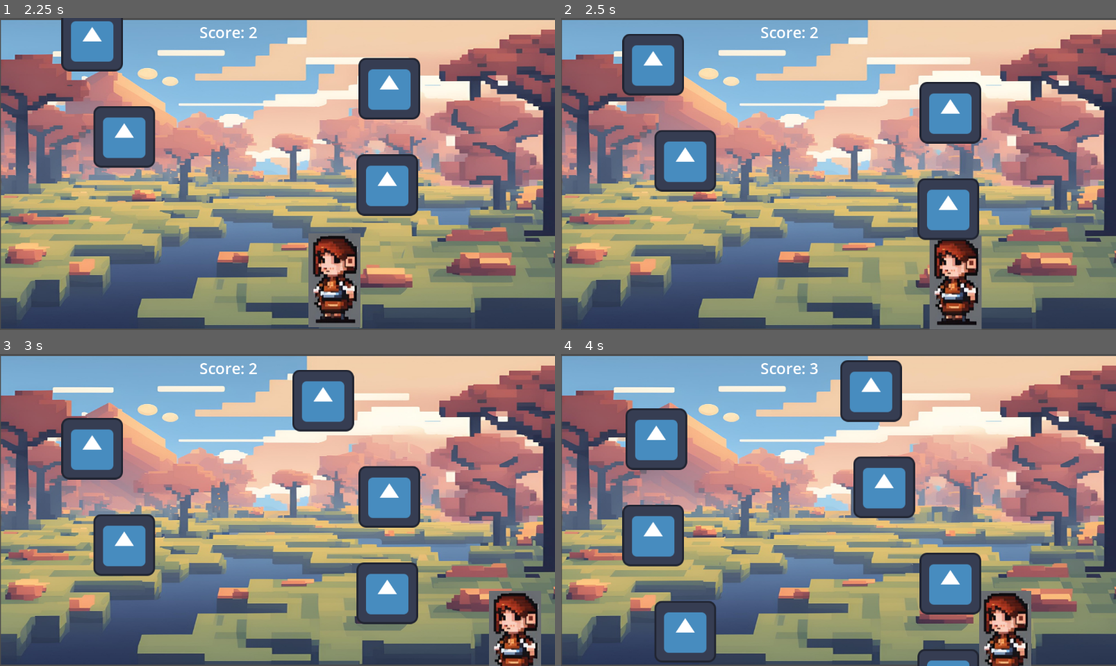
Above: before the commit, frames 1-4 (two rows, left to right).
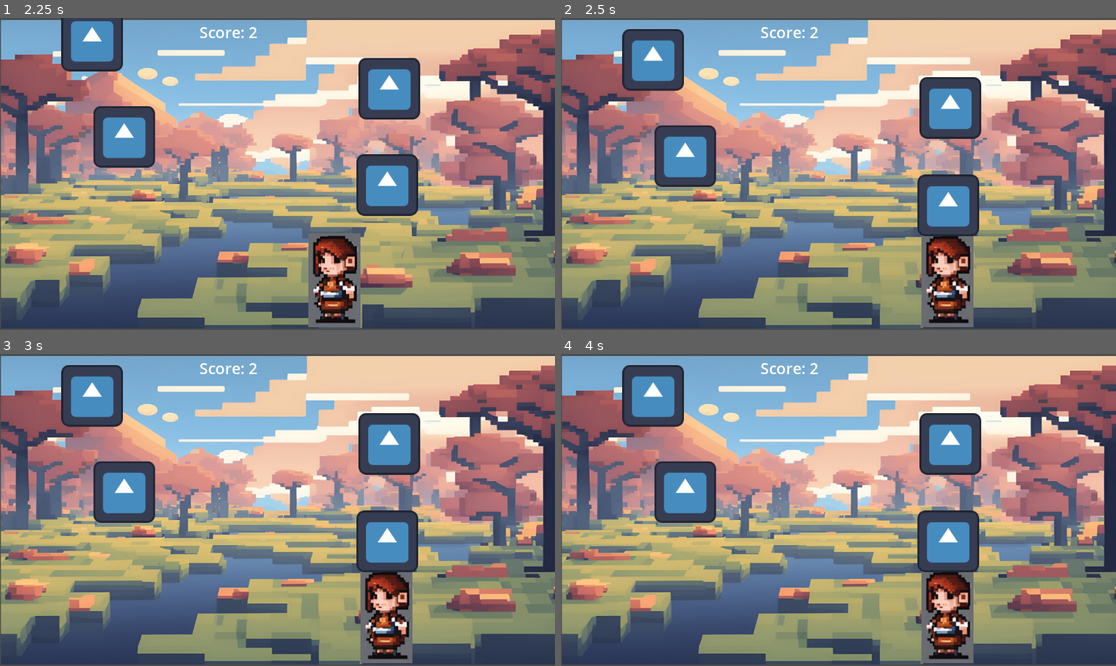
Above: after the commit, the same moments.

Repository: Kendzeyyyy/Godot-project
Game: Godot game, scene res://main.tscn
Same seed, same stepped clock (60 frames per second), same inputs: the game is played once before the commit and once after it. The engine's default icon, where the game draws it, is replaced by a stand-in: a white triangle on a blue panel in a dark square.
Inputs:
- Up to frame 1 (2.25 s): tap Enter at 0.5 s; hold Right (ui_right) 0.53-1.28 s; hold Left (ui_left) 1.28-2.03 s; hold Right (ui_right) from 2.03 s (still down)
- Up to frame 2 (2.5 s): keep holding Right (ui_right)
- Up to frame 3 (3 s): keep holding Right (ui_right)
- Up to frame 4 (4 s): release Right (ui_right) at 3.53 s; hold Left (ui_left) from 3.53 s (still down)

Frame 1 is identical in both runs. In frame 2, 5.9% of the frame differs, in the area x 11-76%, y 3-100%; in frame 3, 20%; in frame 4, 23%, in the area x 11-85%, y 2-100%.

Commit message:
korjattu collission layereita

Diff:
--- a/amazing-ai-godot-project/block.tscn
+++ b/amazing-ai-godot-project/block.tscn
@@ -7,7 +7,7 @@
 size = Vector2(123, 121)
 
 [node name="Block" type="CharacterBody2D"]
-collision_mask = 0
+collision_layer = 2
 script = ExtResource("1_2k1ku")
 
 [node name="CollisionShape2D" type="CollisionShape2D" parent="."]
--- a/amazing-ai-godot-project/main.tscn
+++ b/amazing-ai-godot-project/main.tscn
@@ -23,6 +23,7 @@
 
 [node name="Player" type="CharacterBody2D" parent="."]
 position = Vector2(594, 545)
+collision_mask = 3
 script = ExtResource("2_o4a27")
 
 [node name="Sprite2D" type="Sprite2D" parent="Player"]
